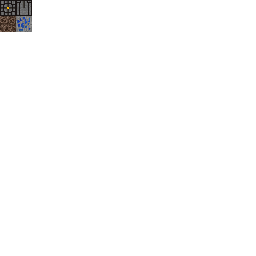
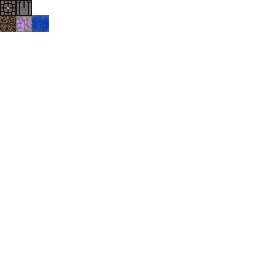
Two versions of the same layered image (256x256). Layer-by-layer changes:
added layer "crystalFX" above "crystal" over (x1=32, y1=15, x2=49, y2=32)
painted on "crystal" over (x1=17, y1=17, x2=31, y2=31)
